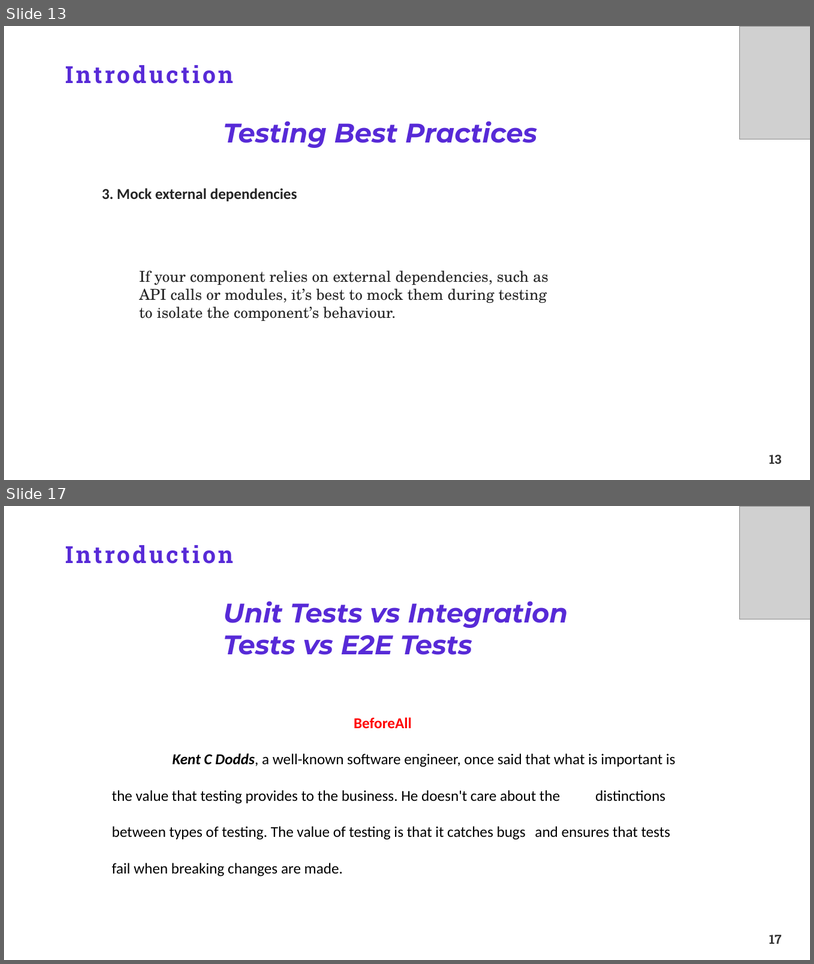
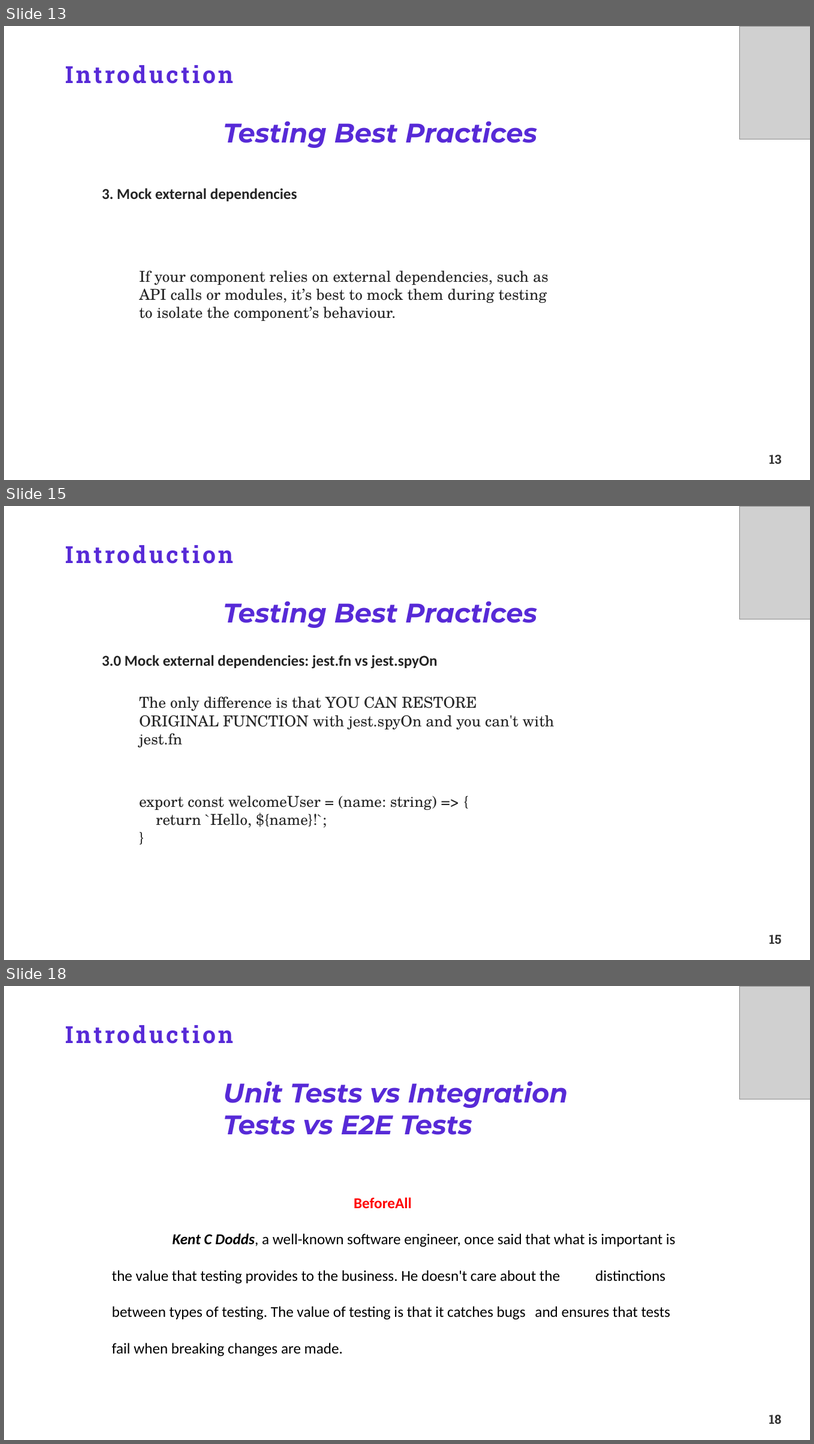
Before and after one commit to TakiRahal/test-react-19, a slide deck: Testing ReactJS.pptx. Shown one above the other, each under a label of ours: slides 13 and 17 before the commit, slides 13, 15 and 18 after it; the slides between them are not shown. The pictures are 814x964 and 814x1444 pixels, drawn with LibreOffice and Linux fonts; fonts in the diff are those of the drawing; grey boxes stand for pictures; background and template pictures are left out. Boxes give left, top, right and bottom in pixels: in the first picture for what was removed or moved away, otherwise in the second. Text is boxed around its words. In the diff, an @@ line names an element or a change of style, - is before the commit and + after.

```diff
--- a/Testing ReactJS.pptx
+++ b/Testing ReactJS.pptx
@@ slide 15 added at (4,506,810,960), background #FFFFFF; not listed: 1 template element that a slide beside it also shows @@
@@ picture added at (740,506,810,619) @@
@@ title added at (60,544,486,568), 28 pt, text #572AD7, bold @@
+Introduction
@@ text added at (223,601,537,628), 32 pt, text #572AD7, bold, italic @@
+Testing Best Practices
@@ text added at (102,655,438,669), 18 pt, text #242424, bold @@
+3.0 Mock external dependencies: jest.fn vs jest.spyOn
@@ text added at (139,696,555,729), 18 pt, text #242424 @@
+The only difference is that YOU CAN RESTORE ORIGINAL FUNCTION with jest.spyOn and you can't with jest.fn
@@ text added at (139,795,437,828), 18 pt, text #242424 @@
+export const welcomeUser = (name: string) => {
+return `Hello, ${name}!`;
+}
@@ what was slide 17 is now slide 18 @@
@@ page number at (770,1414,782,1423): text changed @@
-17
+18
```
Also in this commit, not shown: 4 slides changed, 1 other slide added, 1 slide removed, 13 other files.
